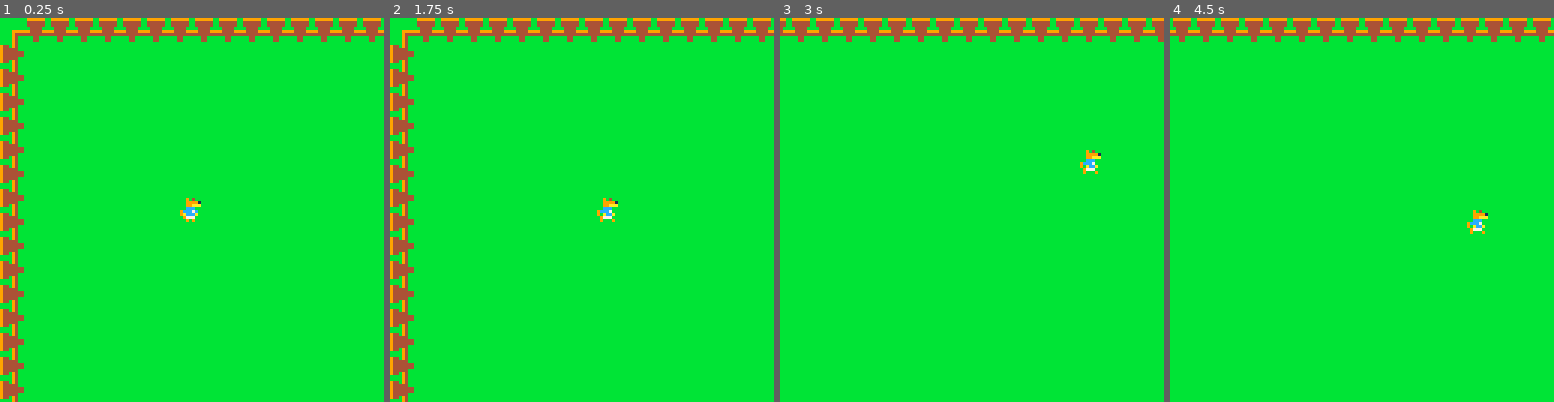
Above: before the commit, frames 1-4 (left to right).
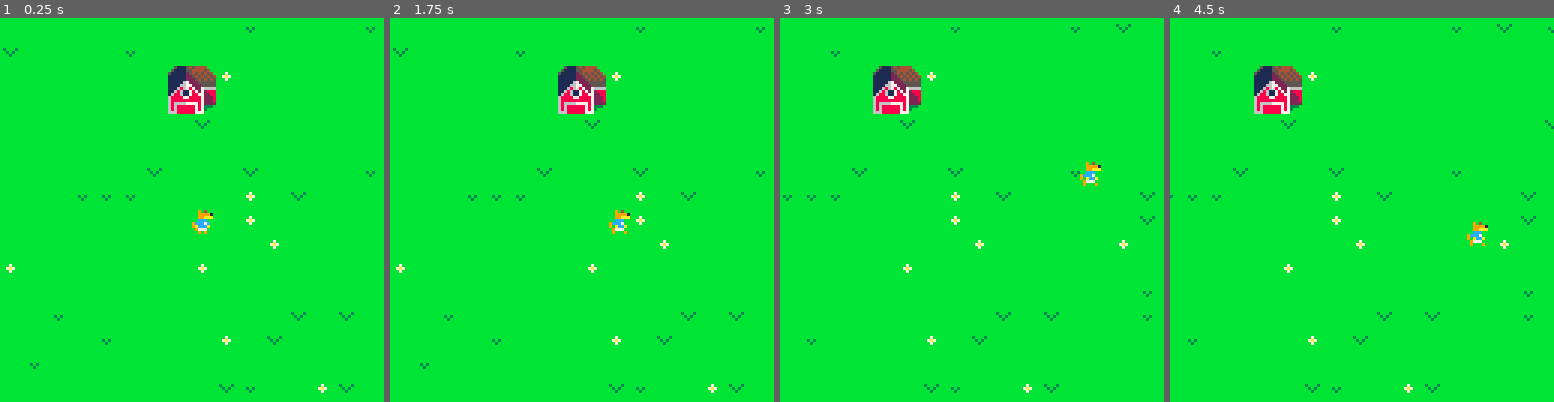
Above: after the commit, the same moments.

Repository: tmaiadev/pico8-poultrygeddon
Game: PICO-8 cartridge poultrygeddon.p8
The game is run twice, just before and just after one commit, with the same random seed, the same clock (stepped at 60 frames per second) and the same inputs.
Inputs:
- Up to frame 1 (0.25 s): no input
- Up to frame 2 (1.75 s): hold Right from 1.6 s (still down)
- Up to frame 3 (3 s): release Right at 2.1 s; hold Up 2.15-2.42 s; hold Right from 2.47 s (still down)
- Up to frame 4 (4.5 s): release Right at 3.03 s; hold Left 3.08-3.58 s; hold Down 3.63-3.97 s; hold Right from 4.02 s (still down)

The runs differ from the first frame. In frame 1, 10% of the frame differs, in the area x 0-100%, y 0-100%; in frame 2, 10%; in frame 3, 6.7%; in frame 4, 6.7%.

Commit message:
added a bit of scene

Diff:
--- a/poultrygeddon.p8
+++ b/poultrygeddon.p8
@@ -2,8 +2,11 @@
 version 43
 __lua__
 function _init()
-	plr=plr_new(60,60)
-	cam={x=0,y=0}
+	plr=plr_new(map_w/2,map_h/2)
+	cam={
+		x=plr.x-(screen_size/2),
+		y=plr.y-(screen_size/2),
+	}
 end
 
 function _update60()
@@ -15,6 +18,21 @@
 	cls()
 
 	map()
+
+	-- draw grass
+	if not grass_drawn then
+		for x=0,map_w/8 do
+			for y=0,map_h/8 do
+				local n=mget(x,y)
+				local r=rnd(100)
+				local sprs={2,3,4}
+				if r<10 and n==1 then
+					mset(x,y,rnd(sprs))
+				end
+			end
+		end
+		grass_drawn=true
+	end
 
 	camera(cam.x,cam.y)
 
@@ -52,6 +70,8 @@
 		local x_mv=btn(⬅️) or btn(➡️)
 		local y_mv=btn(⬆️) or btn(⬇️)
 		local xy_mv=x_mv and y_mv
+		local original_x=plr.x
+		local original_y=plr.y
 
 		if xy_mv then
 			mv_speed=mv_speed*.70
@@ -65,10 +85,18 @@
 			plr.flip_x=false
 		end
 
+		if plr_collides_map(plr) then
+			plr.x=original_x
+		end
+
 		if btn(⬆️) then
 			plr.y-=mv_speed
 		elseif btn(⬇️) then
 			plr.y+=mv_speed
+		end
+
+		if plr_collides_map(plr) then
+			plr.y=original_y
 		end
 	else
 		plr.spr=48 -- idle frame
@@ -99,11 +127,82 @@
 
 	return ani
 end
+
+function plr_hitbox(plr)
+	local x=plr.x
+	local y=plr.y
+
+	local l=x+2           -- left
+	local r=x+tile_size-3 -- right
+	local t=y+3           -- top
+	local b=y+tile_size   -- bottom
+
+	local h=b-t -- height
+	local w=r-l -- width
+
+	local c={             -- center
+		x=l+(w/2),
+		y=t+(h/2)
+	}
+
+	local tl={x=l,y=t}   -- top left
+	local tc={x=c.x,y=t} -- top center
+	local tr={x=r,y=t}   -- top right
+
+	local cl={x=l,y=c.y} -- center left
+	local cr={x=r,y=c.y} -- center right
+
+	local bl={x=l,y=b}   -- bottom left
+	local bc={x=c.x,y=b} -- bottom center
+	local br={x=r,y=b}   -- bottom right
+
+	return {
+		l=l,
+		r=r,
+		t=t,
+		b=b,
+		c=c,
+		tl=tl,
+		tc=tc,
+		tr=tr,
+		cl=cr,
+		cr=cr,
+		bl=bl,
+		bc=bc,
+		br=br
+	}
+end
+
+function plr_collides_map(plr)
+	local hb=plr_hitbox(plr)
+	local coords={
+		hb.tl,
+		hb.tr,
+		hb.bl,
+		hb.br
+	}
+
+	for c in all(coords) do
+		local n=mget(flr(c.x/8),flr(c.y/8))
+		local collides=fget(n,0)
+
+		if collides then
+			return true
+		end
+	end
+
+	return false
+end
 -->8
 -- utils --
+
+-- constants --
 screen_size=128
+tile_size=8
 map_h=512
 map_w=1024
+
+-- animation --
 
 function ani_new(fps,loop)
 	return {
@@ -197,22 +296,22 @@
 00700700bbbbbbbbbbbbbbbbbbbbbbbbbbbbbbbb944444bbb444444bbb44444944444444bbbbbbbbbbbbbbbbbbbb94444449bbbb000000000000000000000000
 00000000bbbbbbbbbbbbbbbbbbbbbbbbbbbbbbbb944b94bbb444444bbb49b449bbb44bbbbbbbbbbbbbbbbbbbbbbb94bbbb49bbbb000000000000000000000000
 00000000bbbbbbbbbbbbbbbbbbbbbbbbbbbbbbbbbbbb94bbb999999bbb49bbbbbbb44bbbbbbbbbbbbbbbbbbbbbbb94bbbb49bbbb000000000000000000000000
-00000000000000000000000000000000000000000000000000000000000000000000000000000000000000000000000000000000000000000000000000000000
-00000000000000000000000000000000000000000000000000000000000000000000000000000000000000000000000000000000000000000000000000000000
-00000000000000000000000000000000000000000000000000000000000000000000000000000000000000000000000000000000000000000000000000000000
-00000000000000000000000000000000000000000000000000000000000000000000000000000000000000000000000000000000000000000000000000000000
-00000000000000000000000000000000000000000000000000000000000000000000000000000000000000000000000000000000000000000000000000000000
-00000000000000000000000000000000000000000000000000000000000000000000000000000000000000000000000000000000000000000000000000000000
-00000000000000000000000000000000000000000000000000000000000000000000000000000000000000000000000000000000000000000000000000000000
-00000000000000000000000000000000000000000000000000000000000000000000000000000000000000000000000000000000000000000000000000000000
-00000000000000000000000000000000000000000000000000000000000000000000000000000000000000000000000000000000000000000000000000000000
-00000000000000000000000000000000000000000000000000000000000000000000000000000000000000000000000000000000000000000000000000000000
-00000000000000000000000000000000000000000000000000000000000000000000000000000000000000000000000000000000000000000000000000000000
-00000000000000000000000000000000000000000000000000000000000000000000000000000000000000000000000000000000000000000000000000000000
-00000000000000000000000000000000000000000000000000000000000000000000000000000000000000000000000000000000000000000000000000000000
-00000000000000000000000000000000000000000000000000000000000000000000000000000000000000000000000000000000000000000000000000000000
-00000000000000000000000000000000000000000000000000000000000000000000000000000000000000000000000000000000000000000000000000000000
-00000000000000000000000000000000000000000000000000000000000000000000000000000000000000000000000000000000000000000000000000000000
+bb51115454444bbb0000000000000000000000000000000000000000000000000000000000000000000000000000000000000000000000000000000000000000
+b5111155444454bb0000000000000000000000000000000000000000000000000000000000000000000000000000000000000000000000000000000000000000
+511111254545454b0000000000000000000000000000000000000000000000000000000000000000000000000000000000000000000000000000000000000000
+11111122545454540000000000000000000000000000000000000000000000000000000000000000000000000000000000000000000000000000000000000000
+11111122254545450000000000000000000000000000000000000000000000000000000000000000000000000000000000000000000000000000000000000000
+11111672225555550000000000000000000000000000000000000000000000000000000000000000000000000000000000000000000000000000000000000000
+11116677222555550000000000000000000000000000000000000000000000000000000000000000000000000000000000000000000000000000000000000000
+11168678722766660000000000000000000000000000000000000000000000000000000000000000000000000000000000000000000000000000000000000000
+11686117872728880000000000000000000000000000000000000000000000000000000000000000000000000000000000000000000000000000000000000000
+16886117887722880000000000000000000000000000000000000000000000000000000000000000000000000000000000000000000000000000000000000000
+68888778888722280000000000000000000000000000000000000000000000000000000000000000000000000000000000000000000000000000000000000000
+68888888888722280000000000000000000000000000000000000000000000000000000000000000000000000000000000000000000000000000000000000000
+68666677778722220000000000000000000000000000000000000000000000000000000000000000000000000000000000000000000000000000000000000000
+686888888787333b0000000000000000000000000000000000000000000000000000000000000000000000000000000000000000000000000000000000000000
+6868888887873bbb0000000000000000000000000000000000000000000000000000000000000000000000000000000000000000000000000000000000000000
+666888888777bbbb0000000000000000000000000000000000000000000000000000000000000000000000000000000000000000000000000000000000000000
 00904000009040000090400000904000000000000000000000000000000000000000000000000000000000000000000000000000000000000000000000000000
 00999910009999100099991000999910000000000000000000000000000000000000000000000000000000000000000000000000000000000000000000000000
 0099aaa00099aaa00099aaa00099aaa0000000000000000000000000000000000000000000000000000000000000000000000000000000000000000000000000
@@ -318,7 +417,7 @@
 90606060606060606060606060606060606060606060606060606060606060606060606060606060606060606060606060606060606060606060606060606060
 606060606060606060606060606060606060606060606060606060606060606060606060606060606060606060606060606060606060606060606060606060a0
 __gff__
-0000000000010001000000000000000000000000000000000000000000000000000000000000000000000000000000000000000000000000000000000000000000000000000000000000000000000000000000000000000000000000000000000000000000000000000000000000000000000000000000000000000000000000
+0000000000010101010101010100000001010000000000000000000000000000010100000000000000000000000000000000000000000000000000000000000000000000000000000000000000000000000000000000000000000000000000000000000000000000000000000000000000000000000000000000000000000000
 0000000000000000000000000000000000000000000000000000000000000000000000000000000000000000000000000000000000000000000000000000000000000000000000000000000000000000000000000000000000000000000000000000000000000000000000000000000000000000000000000000000000000000
 __map__
 0b0808080808080808080808080808080808080808080808080808080808080808080808080808080808080808080808080808080808080808080808080808080808080808080808080808080808080808080808080808080808080808080808080808080808080808080808080808080808080808080808080808080808080c
@@ -347,9 +446,9 @@
 0501010101010101010101010101010101010101010101010101010101010101010101010101010101010101010101010101010101010101010101010101010101010101010101010101010101010101010101010101010101010101010101010101010101010101010101010101010101010101010101010101010101010107
 0501010101010101010101010101010101010101010101010101010101010101010101010101010101010101010101010101010101010101010101010101010101010101010101010101010101010101010101010101010101010101010101010101010101010101010101010101010101010101010101010101010101010107
 0501010101010101010101010101010101010101010101010101010101010101010101010101010101010101010101010101010101010101010101010101010101010101010101010101010101010101010101010101010101010101010101010101010101010101010101010101010101010101010101010101010101010107
-0501010101010101010101010101010101010101010101010101010101010101010101010101010101010101010101010101010101010101010101010101010101010101010101010101010101010101010101010101010101010101010101010101010101010101010101010101010101010101010101010101010101010107
-0501010101010101010101010101010101010101010101010101010101010101010101010101010101010101010101010101010101010101010101010101010101010101010101010101010101010101010101010101010101010101010101010101010101010101010101010101010101010101010101010101010101010107
-0501010101010101010101010101010101010101010101010101010101010101010101010101010101010101010101010101010101010101010101010101010101010101010101010101010101010101010101010101010101010101010101010101010101010101010101010101010101010101010101010101010101010107
-0501010101010101010101010101010101010101010101010101010101010101010101010101010101010101010101010101010101010101010101010101010101010101010101010101010101010101010101010101010101010101010101010101010101010101010101010101010101010101010101010101010101010107
-0501010101010101010101010101010101010101010101010101010101010101010101010101010101010101010101010101010101010101010101010101010101010101010101010101010101010101010101010101010101010101010101010101010101010101010101010101010101010101010101010101010101010107
-0501010101010101010101010101010101010101010101010101010101010101010101010101010101010101010101010101010101010101010101010101010101010101010101010101010101010101010101010101010101010101010101010101010101010101010101010101010101010101010101010101010101010107
+0501010101010101010101010101010101010101010101010101010101010101010101010101010101010101010101010101010101010101010101010101011011010101010101010101010101010101010101010101010101010101010101010101010101010101010101010101010101010101010101010101010101010107
+0501010101010101010101010101010101010101010101010101010101010101010101010101010101010101010101010101010101010101010101010101012021010101010101010101010101010101010101010101010101010101010101010101010101010101010101010101010101010101010101010101010101010107
+0501010101010101010101010101010101010101010101010101010101010101010101010101010101010101010101010101010101010101010101010101010101010101010101010101010101010101010101010101010101010101010101010101010101010101010101010101010101010101010101010101010101010107
+0501010101010101010101010101010101010101010101010101010101010101010101010101010101010101010101010101010101010101010101010101010101010101010101010101010101010101010101010101010101010101010101010101010101010101010101010101010101010101010101010101010101010107
+0501010101010101010101010101010101010101010101010101010101010101010101010101010101010101010101010101010101010101010101010101010101010101010101010101010101010101010101010101010101010101010101010101010101010101010101010101010101010101010101010101010101010107
+0501010101010101010101010101010101010101010101010101010101010101010101010101010101010101010101010101010101010101010101010101010101010101010101010101010101010101010101010101010101010101010101010101010101010101010101010101010101010101010101010101010101010107
